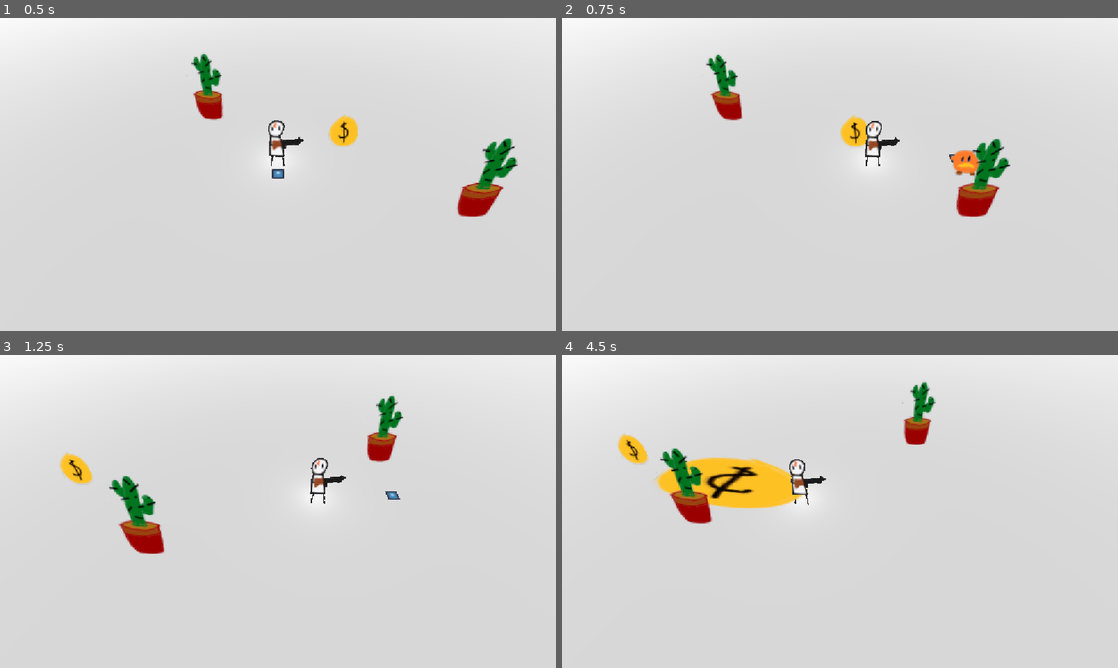
Above: before the commit, frames 1-4 (two rows, left to right).
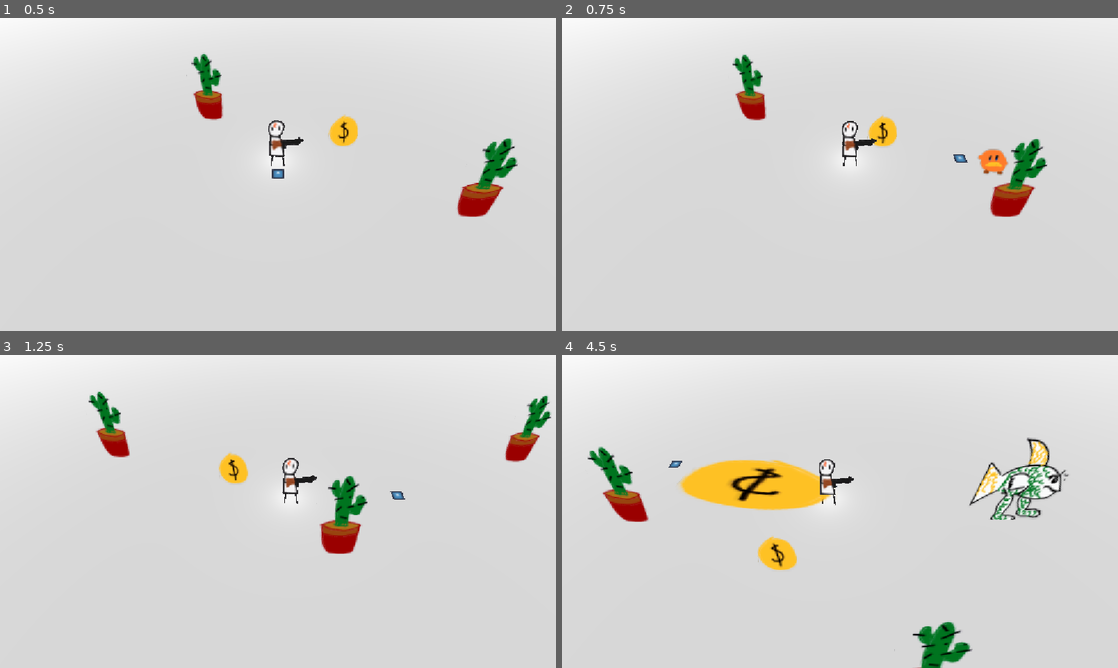
Above: after the commit, the same moments.

Repository: gmuGADIG/DEADSHOT
Game: Godot game, scene res://test_scenes/fire_bullet_example.tscn
Two runs of this game, one before a commit and one after it. Both use one fixed random seed, a clock stepped at 60 frames per second and the inputs below. This scene is started directly instead of the project's main scene. The engine's default icon, where the game draws it, is replaced by a stand-in: a white triangle on a blue panel in a dark square.
Inputs (mouse positions are in pixels of both pictures, inside the frame that each line leads up to):
- Up to frame 1 (0.5 s): no input
- Up to frame 2 (0.75 s): move the mouse to (962, 158) at 0.52 s; press the mouse at (962, 158) at 0.53 s; hold D (move_right) from 0.53 s (still down)
- Up to frame 3 (1.25 s): keep holding D (move_right)
- Up to frame 4 (4.5 s): move the mouse to (728, 527) at 1.27 s; release D (move_right) at 1.28 s; release the mouse at (728, 527) at 1.28 s; hold S (move_down) 1.28-2.03 s; click (728, 527) at 1.35 s; move the mouse to (895, 442) at 2.02 s; hold D (move_right) 2.03-2.78 s; hold E (interact) 2.03-2.78 s; click (895, 442) at 2.3 s; move the mouse to (812, 574) at 2.77 s; hold W (move_up) 2.78-3.53 s; tap Space (roll) at 2.85 s; click (812, 574) at 3.05 s; move the mouse to (1006, 558) at 3.52 s; hold Right mouse button (whip) 3.53-4.28 s; hold A (move_left) from 3.53 s (still down); click (1006, 558) at 3.8 s; move the mouse to (673, 464) at 4.27 s; click (673, 464) at 4.35 s

Frame 1 is identical in both runs. In frame 2, 5.3% of the frame differs, in the area x 25-88%, y 11-64%; in frame 3, 6.3%; in frame 4, 9.2%, in the area x 4-92%, y 8-100%.

Commit message:
Refactor fire, add placeholder sounds

Diff:
--- /dev/null
+++ b/audio/streams/fire_hit_sound.tscn
@@ -0,0 +1,6 @@
+[gd_scene load_steps=2 format=3 uid="uid://b3cjgdvyt8if7"]
+
+[ext_resource type="AudioStream" uid="uid://wlnqhs4htixp" path="res://audio/placeholders/test_hurt.wav" id="1_dypvy"]
+
+[node name="FireHitSound" type="AudioStreamPlayer3D"]
+stream = ExtResource("1_dypvy")
--- /dev/null
+++ b/audio/streams/fire_start_sound.tscn
@@ -0,0 +1,6 @@
+[gd_scene load_steps=2 format=3 uid="uid://cyjxodkcwpalp"]
+
+[ext_resource type="AudioStream" uid="uid://btq4usey4ba53" path="res://audio/placeholders/explosion.wav" id="1_stffr"]
+
+[node name="FireStartSound" type="AudioStreamPlayer3D"]
+stream = ExtResource("1_stffr")
--- /dev/null
+++ b/systems/attacking/damage/fire/fire_damage.gd
@@ -0,0 +1,25 @@
+extends Node3D
+
+const DMG_PER_HIT := 1
+
+@onready var hurtbox: Hurtbox = get_parent()
+@onready var dot_timer: Timer = %DOTTimer
+var on_fire := false
+
+## Starts damaging this enemy over time.
+## Does nothing if the enemy is already on fire.
+func set_on_fire() -> void:
+	if on_fire: return
+	on_fire = true
+
+	dot_timer.start()
+	%FireStartSound.play()
+
+func _on_dot_timer_timeout() -> void:
+	%FireHitSound.play()
+	hurtbox.hit(DamageInfo.new(
+		DMG_PER_HIT,
+		DamageInfo.Source.PLAYER,
+		DamageInfo.KnockbackStrength.NONE,
+		Vector3.ZERO
+	))
--- /dev/null
+++ b/systems/attacking/damage/fire/fire_damage.tscn
@@ -0,0 +1,19 @@
+[gd_scene load_steps=4 format=3 uid="uid://c2u06fnkx16jv"]
+
+[ext_resource type="Script" uid="uid://5iw8oackfp6s" path="res://systems/attacking/damage/fire/fire_damage.gd" id="1_nr6y6"]
+[ext_resource type="PackedScene" uid="uid://b3cjgdvyt8if7" path="res://audio/streams/fire_hit_sound.tscn" id="2_sqi3f"]
+[ext_resource type="PackedScene" uid="uid://cyjxodkcwpalp" path="res://audio/streams/fire_start_sound.tscn" id="3_a7qfl"]
+
+[node name="FireDamage" type="Node3D"]
+script = ExtResource("1_nr6y6")
+
+[node name="DOTTimer" type="Timer" parent="."]
+unique_name_in_owner = true
+
+[node name="FireHitSound" parent="." instance=ExtResource("2_sqi3f")]
+unique_name_in_owner = true
+
+[node name="FireStartSound" parent="." instance=ExtResource("3_a7qfl")]
+unique_name_in_owner = true
+
+[connection signal="timeout" from="DOTTimer" to="." method="_on_dot_timer_timeout"]
--- a/systems/attacking/hurtbox/hurtbox.gd
+++ b/systems/attacking/hurtbox/hurtbox.gd
@@ -2,7 +2,6 @@
 
 @export var health_component : Health
 @export var allowed_damage_sources : Array[DamageInfo.Source]
-@onready var dot_timer : Timer = $DOTTimer
 
 signal was_hit(dmg: DamageInfo)
 
@@ -16,17 +15,3 @@
 	was_hit.emit(dmg)
 
 	return true
-
-## Starts damaging this enemy over time.
-## DOT is currently the number of total enemies on fire in the scene.
-func damage_over_time() -> void:
-	if dot_timer: dot_timer.start()
-
-func _on_dot_timer_timeout() -> void:
-	hit(DamageInfo.new(
-		EnemyBase.on_fire_count,
-		DamageInfo.Source.HAZARD,
-		DamageInfo.KnockbackStrength.NONE,
-		Vector3.ZERO
-	))
-	dot_timer.start()
--- a/test_scenes/fire_bullet_example.tscn
+++ b/test_scenes/fire_bullet_example.tscn
@@ -26,7 +26,6 @@
 
 [node name="Player" parent="." instance=ExtResource("1_kvtdp")]
 transform = Transform3D(1, 0, 0, 0, 1, 0, 0, 0, 1, -2.53553, 4.7683716e-07, 0.9444761)
-walk_speed = 20.0
 bullets_of_fire_unlocked = true
 
 [node name="DirectionalLight3D" type="DirectionalLight3D" parent="."]
--- a/world/enemy/base/enemy_base.gd
+++ b/world/enemy/base/enemy_base.gd
@@ -63,11 +63,6 @@
 var aggro : AggroState = AggroState.BENIGN
 ## Current distance to the player
 var player_distance : float
-## Current on fire status. Starts as false.
-var is_on_fire := false
-## Static variable tracking the number of enemies on fire in a scene.
-## Starts at 0.
-static var on_fire_count : int = 0;
 
 ## The navigation agent.
 @onready var navigation_agent : NavigationAgent3D = $NavigationAgent3D
@@ -231,10 +226,6 @@
 
 ## Sets this enemy on fire, and increases the static count of total enemies on fire.
 func set_on_fire() -> void:
-	if not is_on_fire:
-		is_on_fire = true
-		on_fire_count += 1
-		$Hurtbox.damage_over_time()
-	print("There are currently %d enemies on fire!" % on_fire_count)
-
-#endregion
+	%FireDamage.set_on_fire()
+
+#endregion
--- a/world/enemy/base/enemy_base.tscn
+++ b/world/enemy/base/enemy_base.tscn
@@ -1,8 +1,9 @@
-[gd_scene load_steps=5 format=3 uid="uid://dx3l0wduat3tp"]
+[gd_scene load_steps=6 format=3 uid="uid://dx3l0wduat3tp"]
 
 [ext_resource type="PackedScene" uid="uid://hiyp7n7uvc4m" path="res://systems/attacking/health/health.tscn" id="2_17eo5"]
 [ext_resource type="PackedScene" uid="uid://b7d3oiw27awag" path="res://systems/attacking/hurtbox/hurtbox.tscn" id="3_1tv51"]
 [ext_resource type="Script" uid="uid://5yprj03obbfy" path="res://world/enemy/encounter/encounter_obj.gd" id="3_17eo5"]
+[ext_resource type="PackedScene" uid="uid://c2u06fnkx16jv" path="res://systems/attacking/damage/fire/fire_damage.tscn" id="3_f0luy"]
 
 [sub_resource type="CylinderShape3D" id="CylinderShape3D_plfsl"]
 height = 1.85699
@@ -33,7 +34,8 @@
 transform = Transform3D(1, 0, 0, 0, 1, 0, 0, 0, 1, 0, 0.94693, 0)
 shape = SubResource("CylinderShape3D_plfsl")
 
-[node name="DOTTimer" type="Timer" parent="Hurtbox"]
+[node name="FireDamage" parent="Hurtbox" instance=ExtResource("3_f0luy")]
+unique_name_in_owner = true
 
 [node name="FiringTimer" type="Timer" parent="."]
 unique_name_in_owner = true
@@ -41,5 +43,3 @@
 [node name="EncounterObject" type="Node" parent="."]
 script = ExtResource("3_17eo5")
 metadata/_custom_type_script = "uid://5yprj03obbfy"
-
-[connection signal="timeout" from="Hurtbox/DOTTimer" to="Hurtbox" method="_on_dot_timer_timeout"]
Not shown, added: systems/attacking/damage/fire/fire_damage.gd.uid
Not shown: 1 places in test_scenes/fire_bullet_example.tscn that only renumber resources
